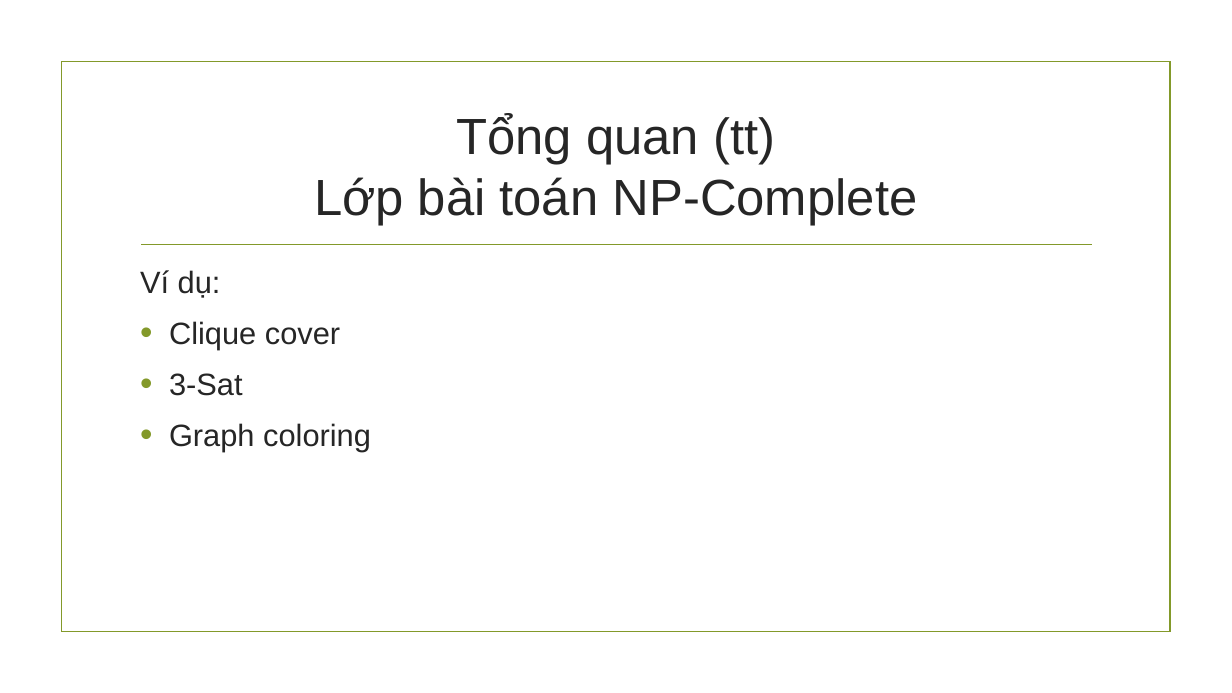
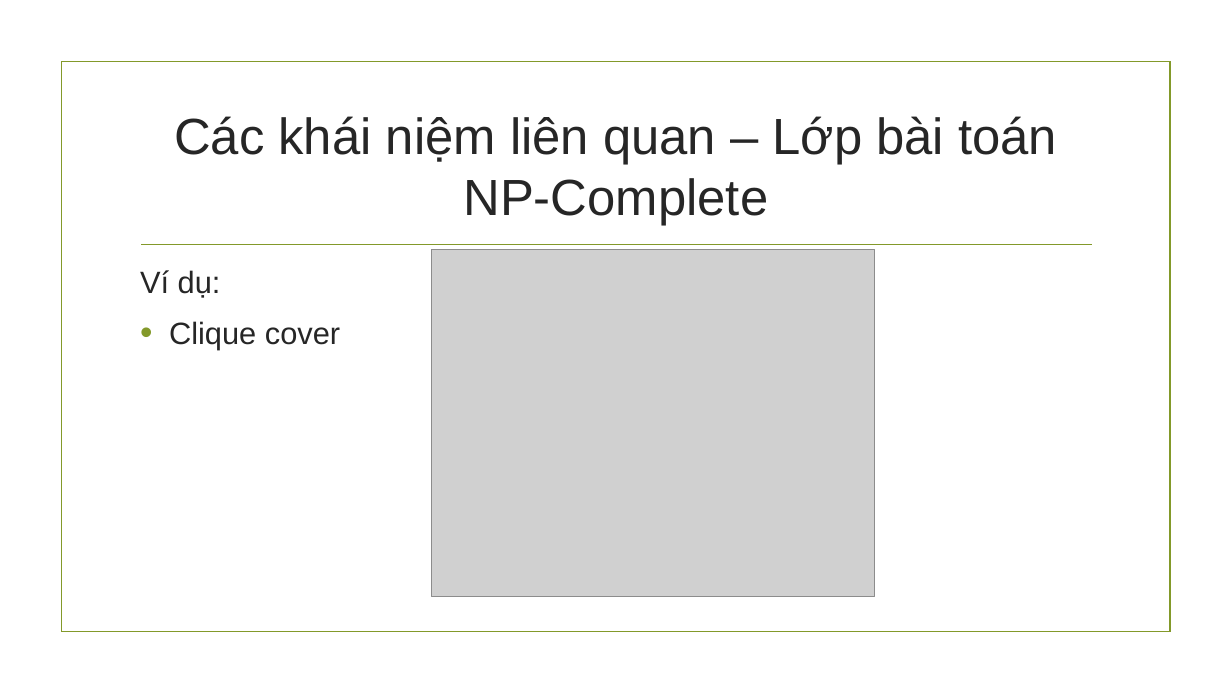
Before and after one commit to hungnguyen0606/PvsNP, a slide deck: slide 24 of Báo cáo đồ án cuối kì.pptx (slide 19 before the commit). Drawn at 1232x693 pixels with LibreOffice and Linux fonts; fonts in the diff are those of the drawing; grey boxes stand for pictures; background and template pictures are left out. Boxes give left, top, right and bottom in pixels: in the first picture for what was removed or moved away, otherwise in the second. Text is boxed around its words. In the diff, an @@ line names an element or a change of style, - is before the commit and + after.

Commit message:
Updating beautiful image-examples for slides

```diff
--- a/Báo cáo đồ án cuối kì.pptx
+++ b/Báo cáo đồ án cuối kì.pptx
@@ title at (174, 116, 1057, 226): text changed @@
-Tổng quan (tt)
-Lớp bài toán NP-Complete
+Các khái niệm liên quan – Lớp bài toán NP-Complete
@@ picture added at (432, 250, 875, 597) @@
@@ text at (169, 373, 371, 451): paragraphs removed @@
-• 3-Sat
-• Graph coloring
```
Also in this commit, not shown: 12 other slides changed, 9 slides added, 1 other file.
